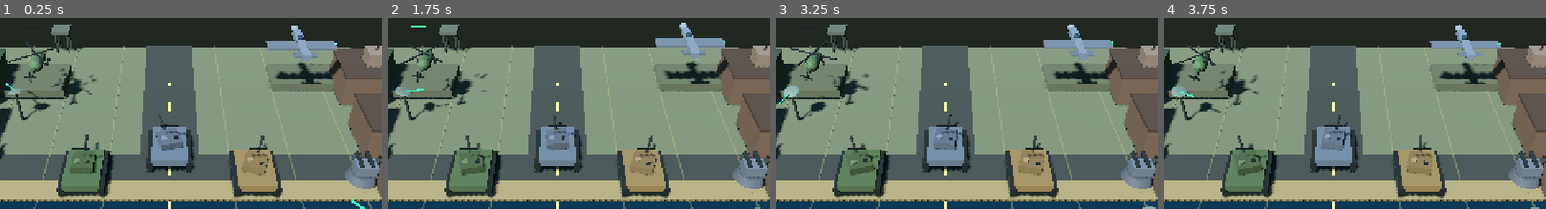
Above: before the commit, frames 1-4 (left to right).
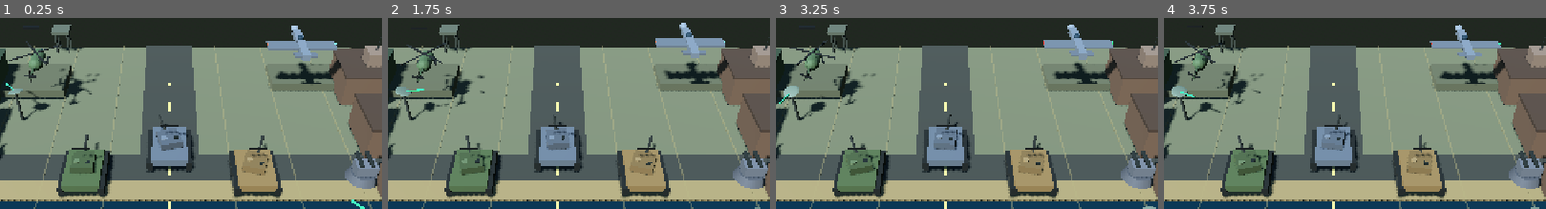
Above: after the commit, the same moments.

Repository: Jamalalbaroty/storm-generals-mobil
Game: Godot game, scene res://prototype_3d/battlefield_3d.tscn
Same seed, same stepped clock (60 frames per second), same inputs: the game is played once before the commit and once after it. This scene is started directly instead of the project's main scene.
Inputs (mouse positions are % of the whole screen's width and height, from its top left):
- Up to frame 1 (0.25 s): no input
- Up to frame 2 (1.75 s): move the mouse to (72, 38) at 0.52 s; click (72, 38) at 0.67 s; drag from (30, 49) to (45, 66) at 1.27 s
- Up to frame 3 (3.25 s): move the mouse to (60, 19) at 2.02 s; click (60, 19) at 2.17 s; drag from (45, 66) to (20, 27) at 2.77 s
- Up to frame 4 (3.75 s): move the mouse to (80, 61) at 3.52 s; click (80, 61) at 3.67 s
The pictures show only the part of the screen within x 28-78%, y 4-54%; the shares and areas given below are measured in that part.

The runs differ from the first frame. In frame 1, 0.6% of the frame differs, in the area x 2-26%, y 13-46%; in frame 2, 0.5%; in frame 3, 0.6%; in frame 4, 1.0%, in the area x 2-26%, y 4-46%.

Commit message:
feat: add autonomous destroyer cannon engagement

Diff:
--- a/prototype_3d/battlefield_3d.gd
+++ b/prototype_3d/battlefield_3d.gd
@@ -84,6 +84,7 @@
 	_update_infantry_animation(delta)
 	_update_aircraft_animation(delta)
 	_update_naval_animation(delta)
+	_update_naval_combat(delta)
 	_update_air_defenses(delta)
 	_update_radar_network(delta)
 	_update_radar_hud(delta)
@@ -1184,6 +1185,88 @@
 		blade.material_override = _make_armour_material(Color(0.20, 0.23, 0.23))
 		propeller.add_child(blade)
 	naval_propellers.append(propeller)
+
+func _update_naval_combat(delta: float) -> void:
+	# Destroyers automatically engage the nearest hostile contact in cannon range.
+	for unit_key in game_unit_nodes.keys():
+		var vessel := game_unit_nodes[unit_key] as Node3D
+		if not is_instance_valid(vessel) or str(vessel.get_meta("unit_type", "")) != "destroyer":
+			continue
+		var team := str(vessel.get_meta("source_team", ""))
+		if team.is_empty():
+			continue
+		var target := _find_naval_target(vessel, team, 15.0)
+		if not is_instance_valid(target):
+			continue
+		var cooldown := maxf(0.0, float(vessel.get_meta("naval_fire_cooldown", 0.0)) - delta)
+		if cooldown > 0.0:
+			vessel.set_meta("naval_fire_cooldown", cooldown)
+			continue
+		var vessel_index := showcase_tanks.find(vessel)
+		if vessel_index < 0 or vessel_index >= showcase_turrets.size():
+			continue
+		var weapon_pivot := showcase_turrets[vessel_index]
+		weapon_pivot.look_at(target.global_position + Vector3.UP * 0.8, Vector3.UP)
+		_fire_naval_shell(weapon_pivot, target, vessel)
+		vessel.set_meta("naval_fire_cooldown", 2.4)
+
+func _find_naval_target(vessel: Node3D, team: String, max_range: float) -> Node3D:
+	var nearest: Node3D
+	var nearest_distance := max_range
+	for candidate_key in game_unit_nodes.keys():
+		var candidate := game_unit_nodes[candidate_key] as Node3D
+		if not is_instance_valid(candidate) or candidate == vessel:
+			continue
+		if str(candidate.get_meta("source_team", "")) == team:
+			continue
+		var distance := vessel.global_position.distance_to(candidate.global_position)
+		if distance < nearest_distance:
+			nearest = candidate
+			nearest_distance = distance
+	return nearest
+
+func _fire_naval_shell(pivot: Node3D, target: Node3D, vessel: Node3D) -> void:
+	var shell := MeshInstance3D.new()
+	var shell_mesh := SphereMesh.new()
+	shell_mesh.radius = 0.11
+	shell_mesh.height = 0.22
+	shell.mesh = shell_mesh
+	var shell_material := StandardMaterial3D.new()
+	shell_material.albedo_color = Color(1.0, 0.72, 0.28)
+	shell_material.emission_enabled = true
+	shell_material.emission = Color(1.0, 0.32, 0.06)
+	shell_material.emission_energy_multiplier = 2.6
+	shell.material_override = shell_material
+	shell.global_position = pivot.global_position + (-pivot.global_transform.basis.z * 2.2) + Vector3.UP * 0.25
+	add_child(shell)
+	_spawn_muzzle_flash(shell.global_position, 1.35)
+	_play_combat_audio(shell.global_position, false)
+	var destination := target.global_position + Vector3.UP * 0.75
+	var tween := create_tween()
+	tween.tween_property(shell, "global_position", destination, 0.38)
+	tween.tween_callback(_resolve_naval_shell_hit.bind(shell, target, vessel, 22.0))
+
+func _resolve_naval_shell_hit(shell: Node3D, target: Node3D, vessel: Node3D, damage: float) -> void:
+	if is_instance_valid(shell):
+		shell.queue_free()
+	if not is_instance_valid(target):
+		return
+	var remaining := float(target.get_meta("health", 100.0)) - damage
+	target.set_meta("health", remaining)
+	_spawn_impact_flash(target.global_position, remaining <= 0.0)
+	_play_combat_audio(target.global_position, true)
+	if remaining <= 0.0:
+		var source_key := str(target.get_meta("source_unit_key", ""))
+		if not source_key.is_empty():
+			game_unit_nodes.erase(source_key)
+		showcase_tanks.erase(target)
+		showcase_health_bars.erase(target)
+		if is_instance_valid(selected_tank) and selected_tank == target:
+			selected_tank = null
+			selection_ring.visible = false
+		if is_instance_valid(attack_target) and attack_target == target:
+			attack_target = null
+		target.queue_free()
 
 func _update_naval_animation(delta: float) -> void:
 	naval_animation_clock += delta
